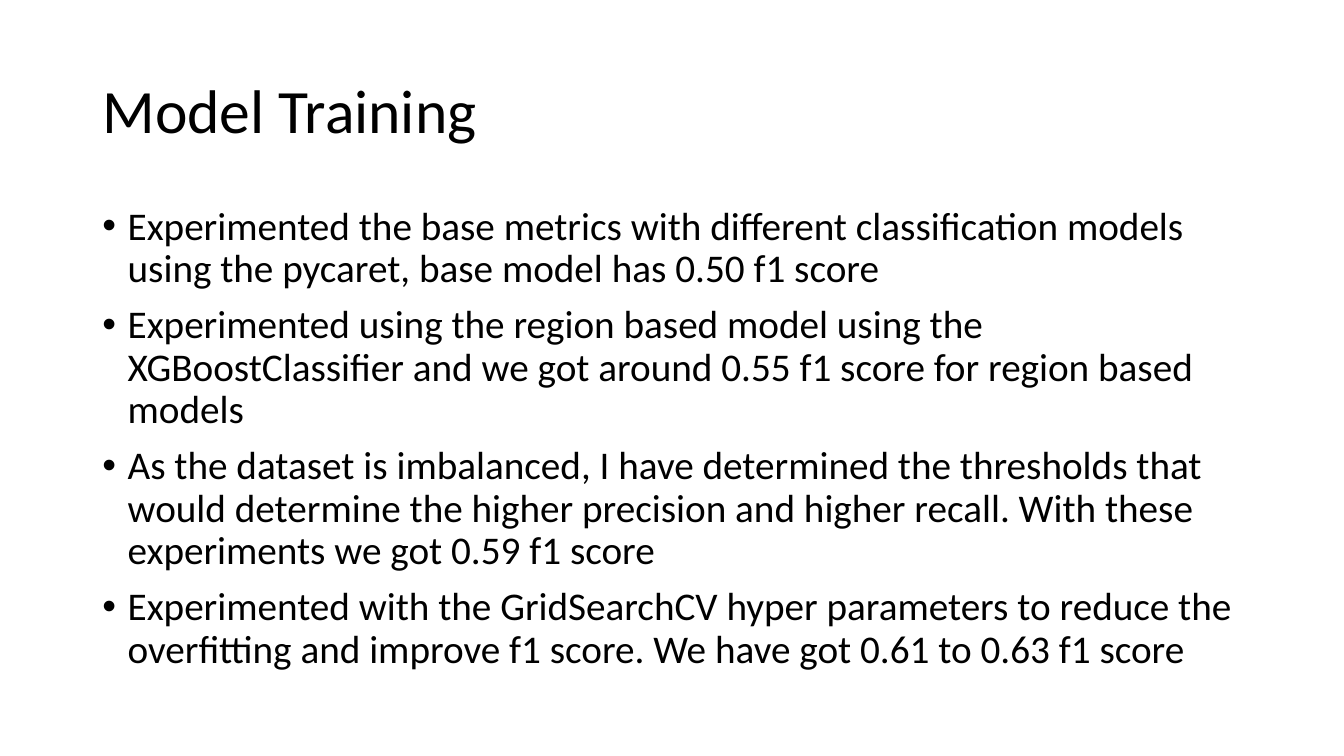
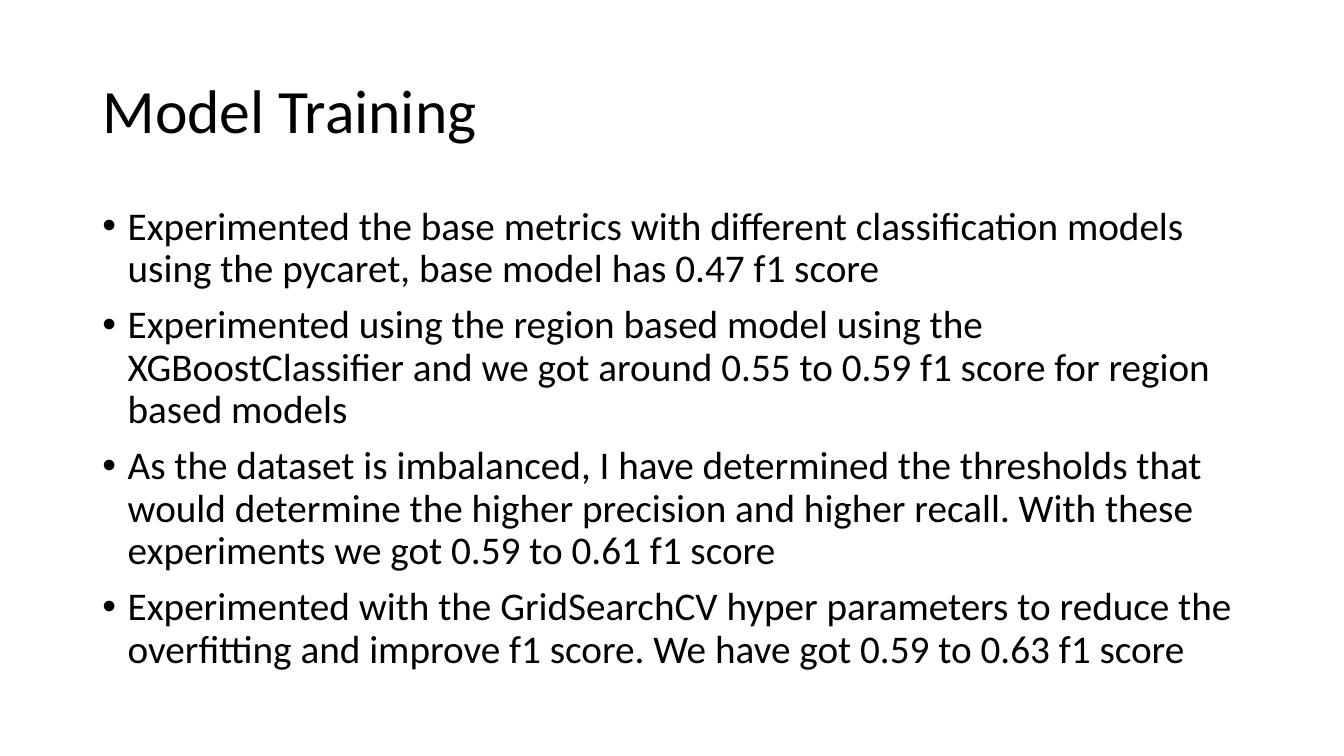
Before and after one commit to gsundeep-tech/churn-prediction, a slide deck: slide 9 of ChurnAnalysis.pptx. Drawn at 1344x756 pixels with LibreOffice and Linux fonts; fonts in the diff are those of the drawing. Boxes give left, top, right and bottom in pixels: in the first picture for what was removed or moved away, otherwise in the second. Text is boxed around its words. In the diff, an @@ line names an element or a change of style, - is before the commit and + after.

Commit message:
updating ppt

```diff
--- a/ChurnAnalysis.pptx
+++ b/ChurnAnalysis.pptx
@@ text at [128, 212, 1231, 670]: text changed @@
-• Experimented the base metrics with different classification models using the pycaret, base model has 0.50 f1 score
-• Experimented using the region based model using the XGBoostClassifier and we got around 0.55 f1 score for region based models
-• As the dataset is imbalanced, I have determined the thresholds that would determine the higher precision and higher recall. With these experiments we got 0.59 f1 score
-• Experimented with the GridSearchCV hyper parameters to reduce the overfitting and improve f1 score. We have got 0.61 to 0.63 f1 score
+• Experimented the base metrics with different classification models using the pycaret, base model has 0.47 f1 score
+• Experimented using the region based model using the XGBoostClassifier and we got around 0.55 to 0.59 f1 score for region based models
+• As the dataset is imbalanced, I have determined the thresholds that would determine the higher precision and higher recall. With these experiments we got 0.59 to 0.61 f1 score
+• Experimented with the GridSearchCV hyper parameters to reduce the overfitting and improve f1 score. We have got 0.59 to 0.63 f1 score
```
Also in this commit, not shown: 3 other slides changed, 5 slides added, 2 slides removed.
